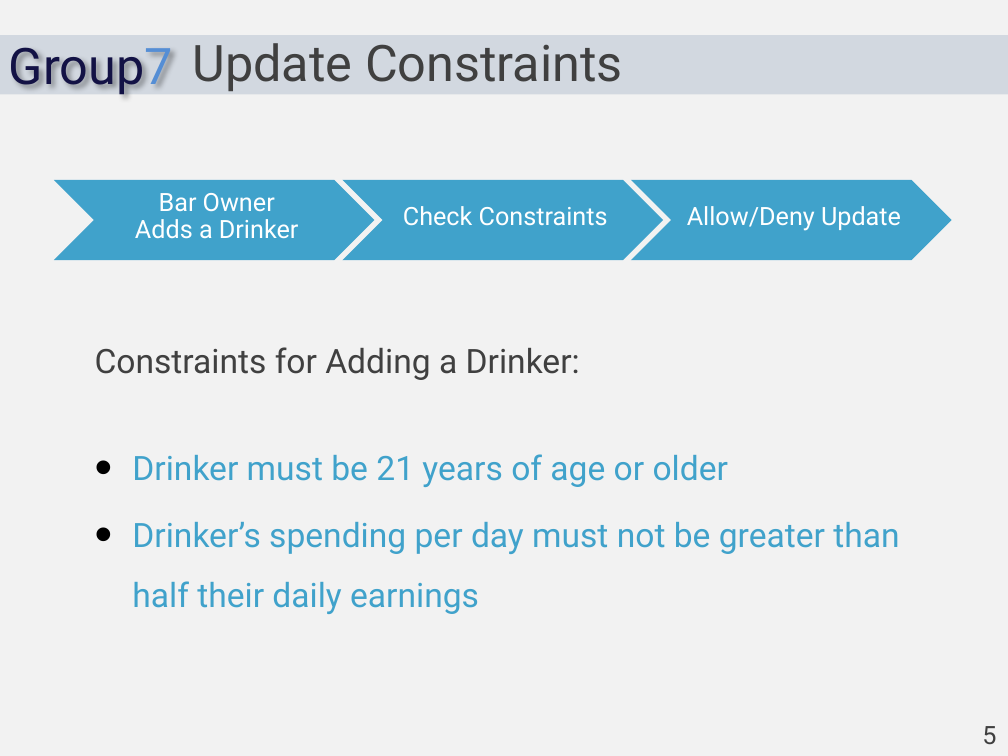
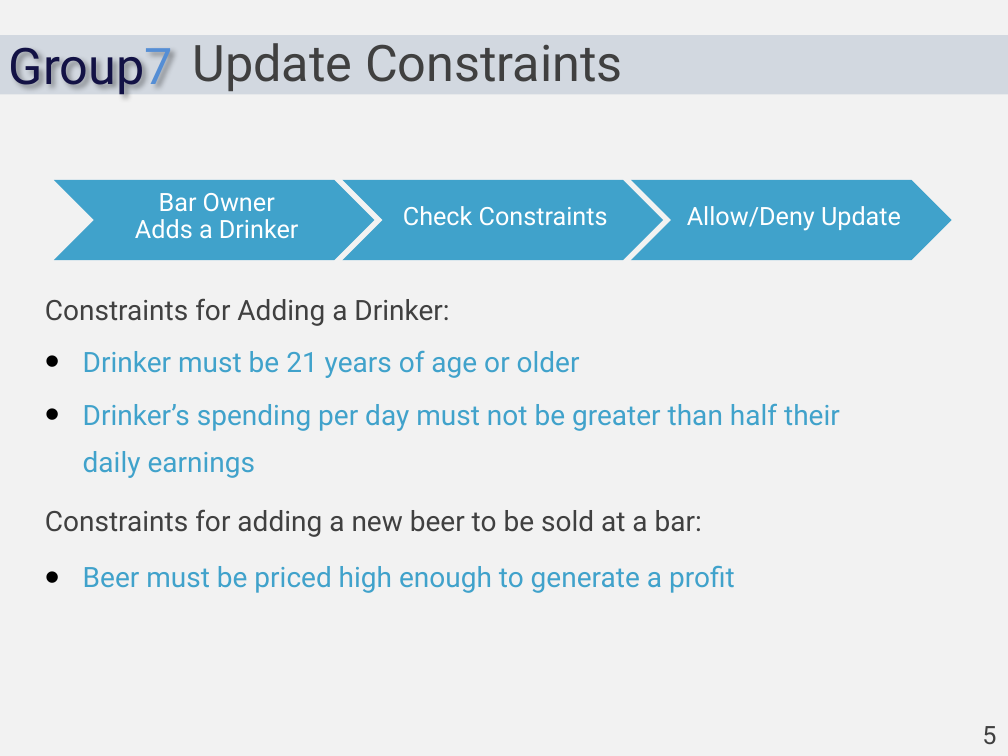
Before and after one commit to moalhayek/db_project, a slide deck: slide 6 of group7.pptx (slide 5 before the commit). Drawn at 1008x756 pixels with LibreOffice and Linux fonts; fonts in the diff are those of the drawing. Boxes give left, top, right and bottom in pixels: in the first picture for what was removed or moved away, otherwise in the second. Text is boxed around its words. In the diff, an @@ line names an element or a change of style, - is before the commit and + after.

```diff
--- a/group7.pptx
+++ b/group7.pptx
@@ text "Constraints for Adding a Drinker:" moved from (x1=95, y1=347, x2=899, y2=614) to (x1=45, y1=298, x2=840, y2=478) @@
@@ text "Constraints for Adding a Drinker:" at (x1=45, y1=298, x2=840, y2=478): size 24 to 20 pt; line spacing 1.5 to 1.4 @@
@@ text added at (x1=45, y1=509, x2=735, y2=593), 20 pt, text #404040 @@
+Constraints for adding a new beer to be sold at a bar:
+• Beer must be priced high enough to generate a profit
```
Also in this commit, not shown: 3 other slides changed, 1 slide added, 2 other files.
